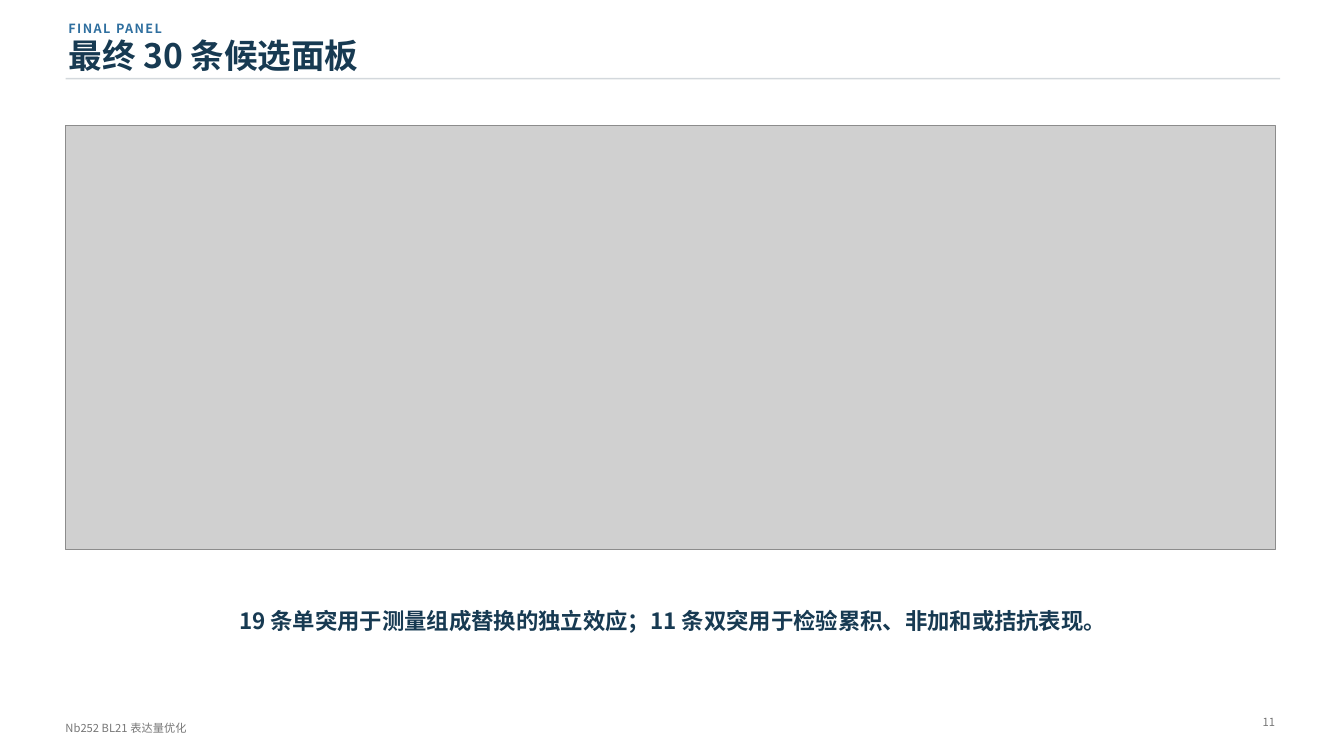
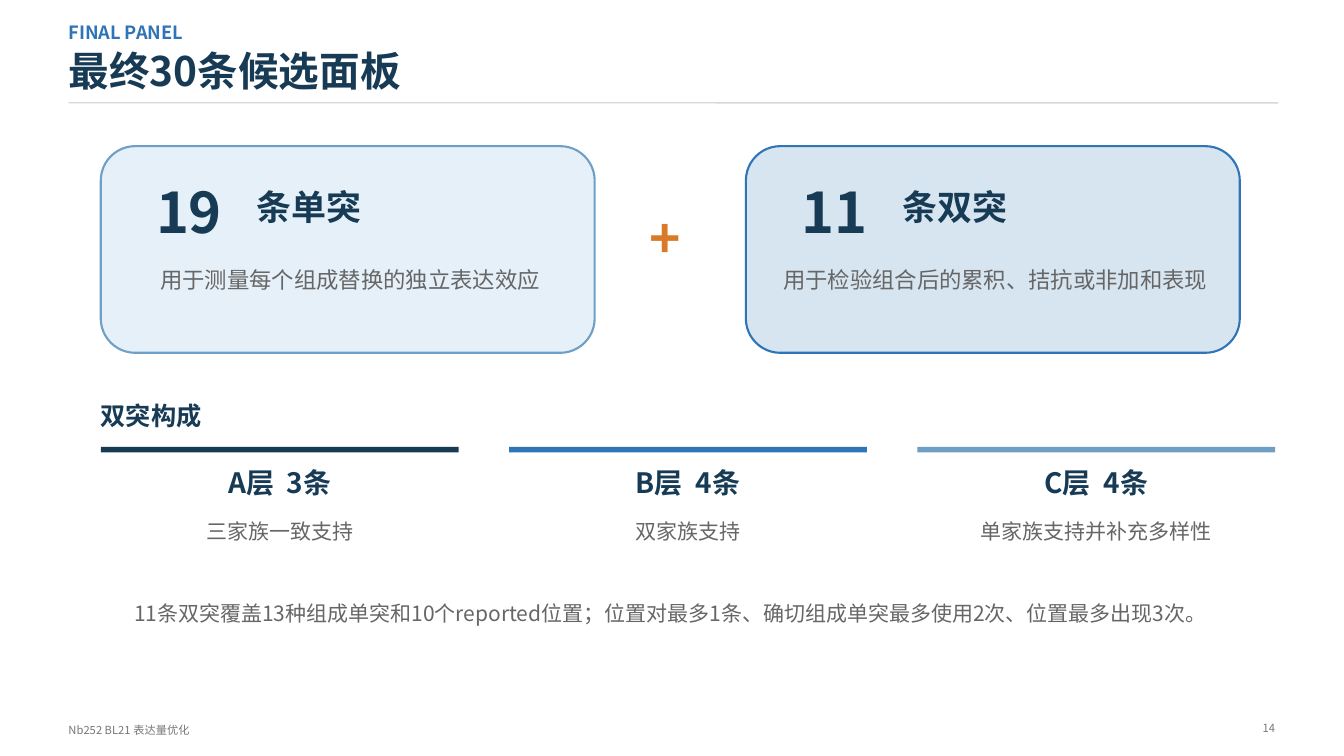
Before and after one commit to name-lulangya/Antibody_optimization, a slide deck: slide 14 of docs/result_artifacts/weekly_report_result/report_2026_W34_nb252_expression_route/Nb252_BL21_expression_optimization_presentation.pptx (slide 11 before the commit). Drawn at 1344x756 pixels with LibreOffice and Linux fonts; fonts in the diff are those of the drawing; grey boxes stand for pictures. Boxes give left, top, right and bottom in pixels: in the first picture for what was removed or moved away, otherwise in the second. Text is boxed around its words. In the diff, an @@ line names an element or a change of style, - is before the commit and + after.

Commit message:
Clarify final panel selection rationale

```diff
--- a/docs/result_artifacts/weekly_report_result/report_2026_W34_nb252_expression_route/Nb252_BL21_expression_optimization_presentation.pptx
+++ b/docs/result_artifacts/weekly_report_result/report_2026_W34_nb252_expression_route/Nb252_BL21_expression_optimization_presentation.pptx
@@ text "FINAL PANEL" at (68, 25, 183, 39): size 9 to 13 pt, text colour #2F6F9F to #2F75B5, letter spacing 1 to 0 pt @@
@@ text at (68, 51, 400, 90): text changed; size 24 to 29 pt; text colour #173A52 to #173B55 @@
-最终 30 条候选面板
+最终30条候选面板
@@ line removed from (66, 79) to (1280, 79) @@
@@ line added from (69, 103) to (1278, 103), #D3D8DC 1 pt @@
@@ picture removed at (66, 126, 1275, 549) @@
@@ rounded rectangle added at (101, 146, 595, 353), fill #E5F0F8, outline #6F9FC5 1.5 pt @@
@@ rounded rectangle added at (746, 146, 1240, 353), fill #D7E5F0, outline #2F75B5 1.5 pt @@
@@ text "11": place and size @@
-text "11" at (1263, 718, 1275, 726)
+text "11" at (801, 191, 867, 233)
@@ text "11" at (801, 191, 867, 233): size 8 to 40 pt, text colour #777777 to #173B55, bold on; alignment right to centre; vertical alignment top to middle @@
@@ text added at (156, 191, 222, 234), 40 pt, text #173B55, bold @@
+19
@@ text added at (257, 190, 362, 223), 25 pt, text #173B55, bold @@
+条单突
@@ text added at (630, 202, 701, 272), 38 pt, text #D97A28, bold @@
++
@@ text added at (902, 190, 1007, 223), 25 pt, text #173B55, bold @@
+条双突
@@ text added at (160, 269, 539, 290), 16 pt, text #666666 @@
+用于测量每个组成替换的独立表达效应
@@ text added at (783, 269, 1207, 290), 16 pt, text #666666 @@
+用于检验组合后的累积、拮抗或非加和表现
@@ text added at (101, 403, 202, 428), 18 pt, text #173B55, bold @@
+双突构成
@@ line added from (101, 450) to (459, 450), #173B55 4 pt @@
@@ text added at (228, 469, 332, 496), 20 pt, text #173B55, bold @@
+A层 3条
@@ line added from (509, 450) to (867, 450), #2F75B5 4 pt @@
@@ text added at (636, 469, 741, 496), 20 pt, text #173B55, bold @@
+B层 4条
@@ line added from (918, 450) to (1275, 450), #6F9FC5 4 pt @@
@@ text added at (1044, 469, 1149, 496), 20 pt, text #173B55, bold @@
+C层 4条
@@ text added at (206, 521, 353, 541), 15 pt, text #666666 @@
+三家族一致支持
@@ text added at (635, 521, 740, 541), 15 pt, text #666666 @@
+双家族支持
@@ text added at (981, 521, 1212, 541), 15 pt, text #666666 @@
+单家族支持并补充多样性
@@ text added at (134, 603, 1207, 626), 15 pt, text #666666 @@
+11条双突覆盖13种组成单突和10个reported位置；位置对最多1条、确切组成单突最多使用2次、位置最多出现3次。
@@ text removed at (239, 610, 1106, 633) @@
-19 条单突用于测量组成替换的独立效应；11 条双突用于检验累积、非加和或拮抗表现。
@@ text removed at (65, 722, 186, 733) @@
-Nb252 BL21 表达量优化
@@ text added at (68, 724, 189, 735), 8 pt, text #777777 @@
+Nb252 BL21 表达量优化
@@ text added at (1263, 724, 1275, 732), 8 pt, text #777777 @@
+14
```
Also in this commit, not shown: 7 other slides changed, 6 slides added, 4 slides removed, 15 other files.
